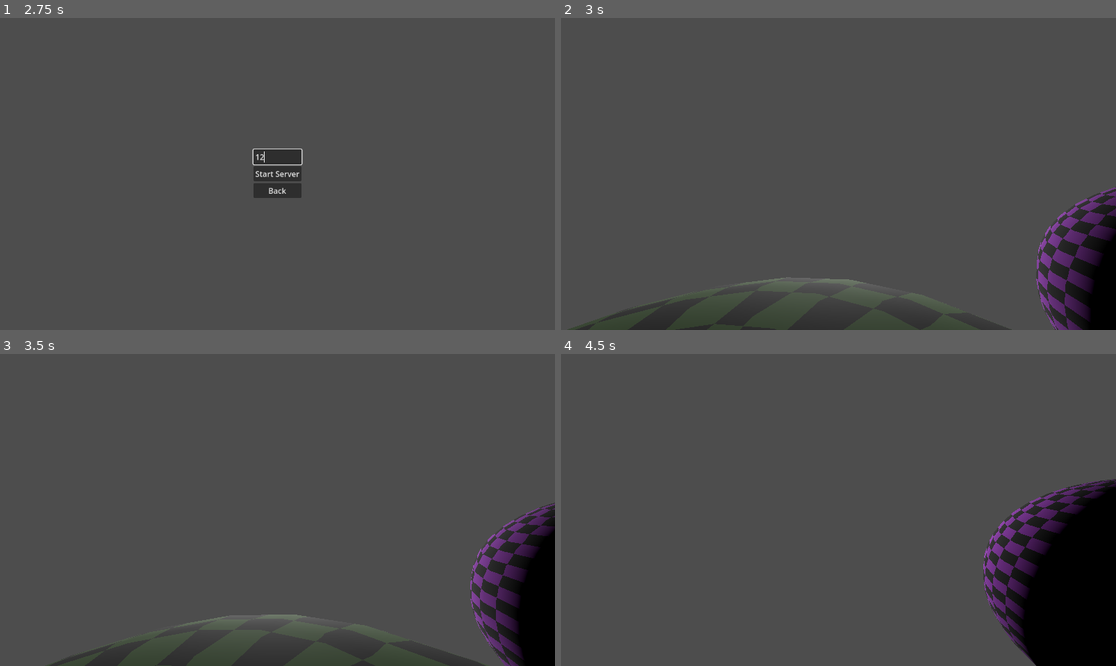
Above: before the commit, frames 1-4 (two rows, left to right).
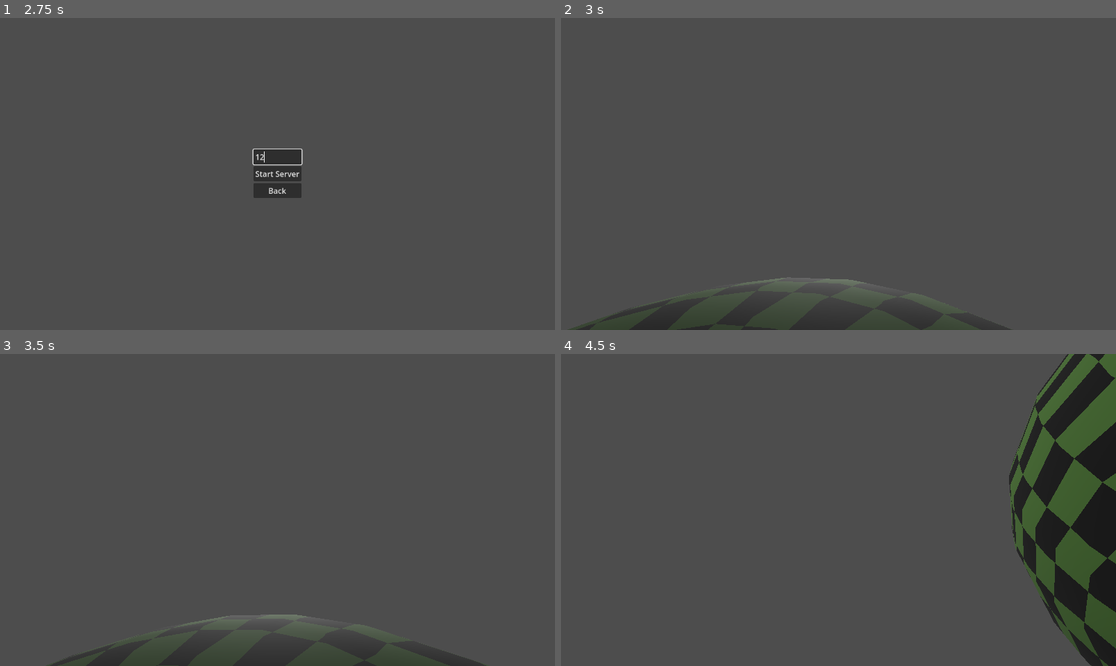
Above: after the commit, the same moments.

Repository: cjsoltermann/GodotPlanetGame
Game: Godot game, scene res://main.tscn
Two runs of this game, one before a commit and one after it. Both use one fixed random seed, a clock stepped at 60 frames per second and the inputs below.
Inputs (mouse positions are in pixels of both pictures, inside the frame that each line leads up to):
- Up to frame 1 (2.75 s): tap Enter (ui_accept) at 0.5 s; move the mouse to (399, 158) at 0.52 s; hold D (Right) 0.53-1.25 s; hold Ctrl (Sprint) 0.53-1.25 s; tap Space (Jump) at 0.77 s; click "Create Server" at 1.25 s; click (277, 158) at 2.02 s; type "12" at 2.1 s
- Up to frame 2 (3 s): click "Start Server" at 2.75 s
- Up to frame 3 (3.5 s): no input
- Up to frame 4 (4.5 s): move the mouse to (810, 510) at 3.52 s; hold W (Forward) from 3.53 s (still down); tap Ctrl (Sprint) at 3.6 s; tap Space (Jump) at 3.77 s; move the mouse to (849, 503) at 4.27 s; hold Ctrl (Sprint) from 4.28 s (still down)

Frame 1 is identical in both runs. In frame 2, 5.2% of the frame differs, in the area x 1-100%, y 54-100%; in frame 3, 6.1%; in frame 4, 18%, in the area x 76-100%, y 0-100%.

Commit message:
Tidy up orbit code a little

Diff:
--- a/level.gd
+++ b/level.gd
@@ -27,7 +27,7 @@
 
 # Called every frame. 'delta' is the elapsed time since the previous frame.
 func _physics_process(delta):
-	pass
+	#pass
 	#orbiting.position.x += delta
-	orbiting.position.x = 50*cos(Time.get_ticks_usec() / 10000000.0)
-	orbiting.position.z = 50*sin(Time.get_ticks_usec() / 10000000.0)
+	var t = Time.get_ticks_usec() / 100000000.0
+	orbiting.position = Vector3(50*sin(t), 50*cos(t), 0)
